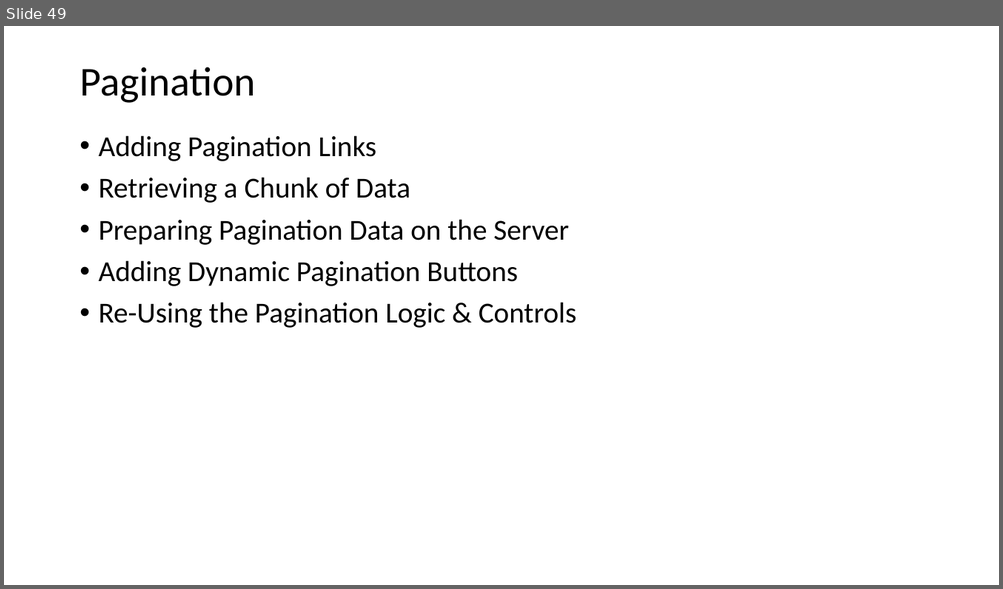
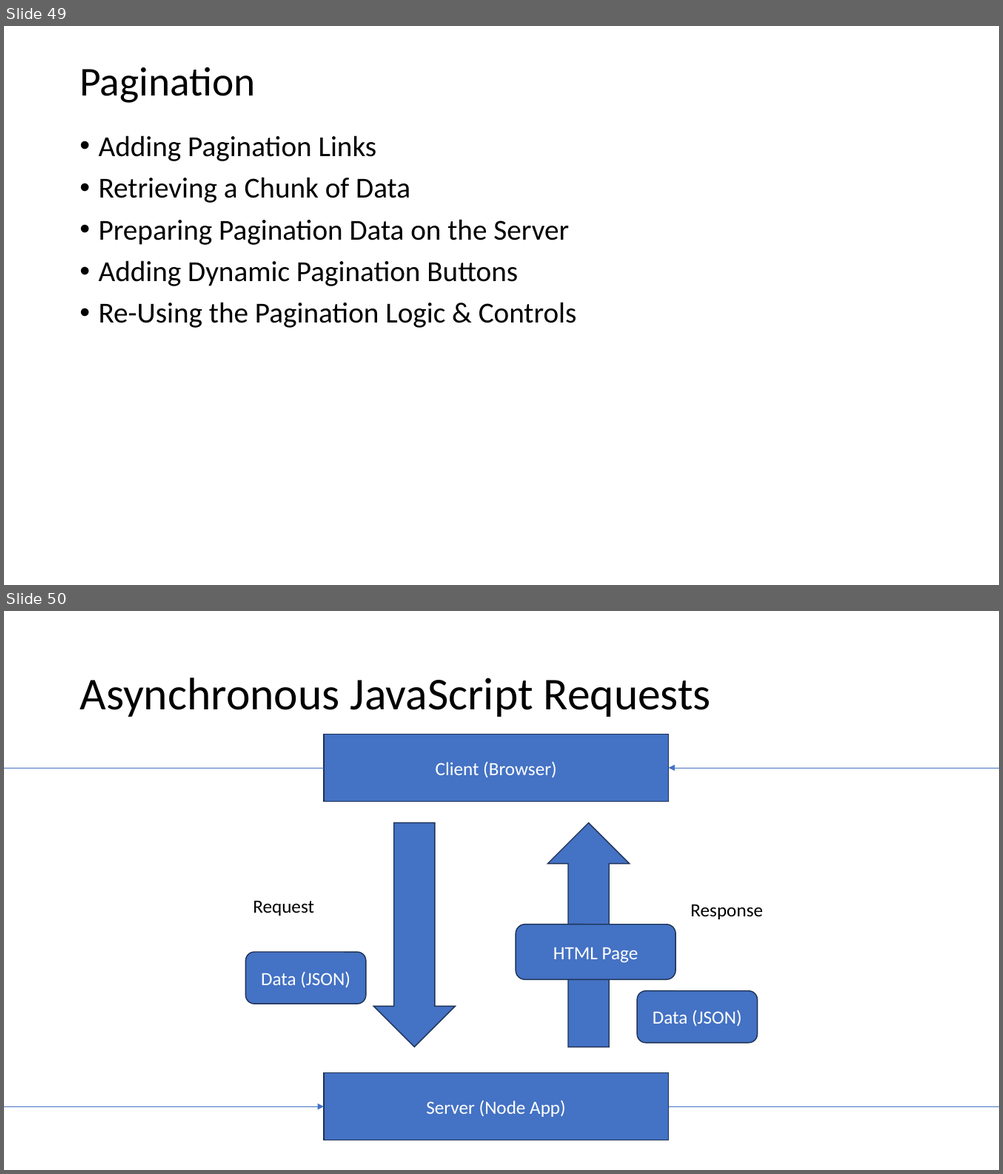
Before and after one commit to PiyushChaturvedii/Batch04, a slide deck: Database.pptx. Shown one above the other, each under a label of ours: slide 49 before the commit, slides 49 and 50 after it. The pictures are 1003x589 and 1003x1174 pixels, drawn with LibreOffice and Linux fonts; fonts in the diff are those of the drawing. Boxes give left, top, right and bottom in pixels: in the first picture for what was removed or moved away, otherwise in the second. Text is boxed around its words. In the diff, an @@ line names an element or a change of style, - is before the commit and + after.

```diff
--- a/Database.pptx
+++ b/Database.pptx
@@ slide 50 added at (4, 611, 999, 1170), background #FFFFFF @@
@@ title added at (79, 678, 711, 717), 44 pt, text #000000 @@
+Asynchronous JavaScript Requests
@@ rectangle added at (324, 734, 669, 801), fill #4472C4, outline #1E3256 1 pt, 18 pt, text #FFFFFF @@
+Client (Browser)
@@ elbow arrow added from (324, 768) to (324, 1107), #4472C4 0.5 pt @@
@@ elbow arrow added from (668, 1107) to (668, 768), #4472C4 0.5 pt @@
@@ down arrow added at (373, 823, 455, 1048), fill #4472C4, outline #1E3256 1 pt @@
@@ down arrow added at (548, 823, 630, 1048), fill #4472C4, outline #1E3256 1 pt @@
@@ text added at (253, 900, 314, 916), 18 pt, text #000000 @@
+Request
@@ text added at (690, 904, 762, 920), 18 pt, text #000000 @@
+Response
@@ rounded rectangle added at (516, 924, 675, 980), fill #4472C4, outline #1E3256 1 pt, 18 pt, text #FFFFFF @@
+HTML Page
@@ rounded rectangle added at (246, 952, 366, 1004), fill #4472C4, outline #1E3256 1 pt, 18 pt, text #FFFFFF @@
+Data (JSON)
@@ rounded rectangle added at (637, 991, 757, 1044), fill #4472C4, outline #1E3256 1 pt, 18 pt, text #FFFFFF @@
+Data (JSON)
@@ rectangle added at (324, 1073, 669, 1141), fill #4472C4, outline #1E3256 1 pt, 18 pt, text #FFFFFF @@
+Server (Node App)
```
Also in this commit, not shown: 3 other slides added, 49 other files.
